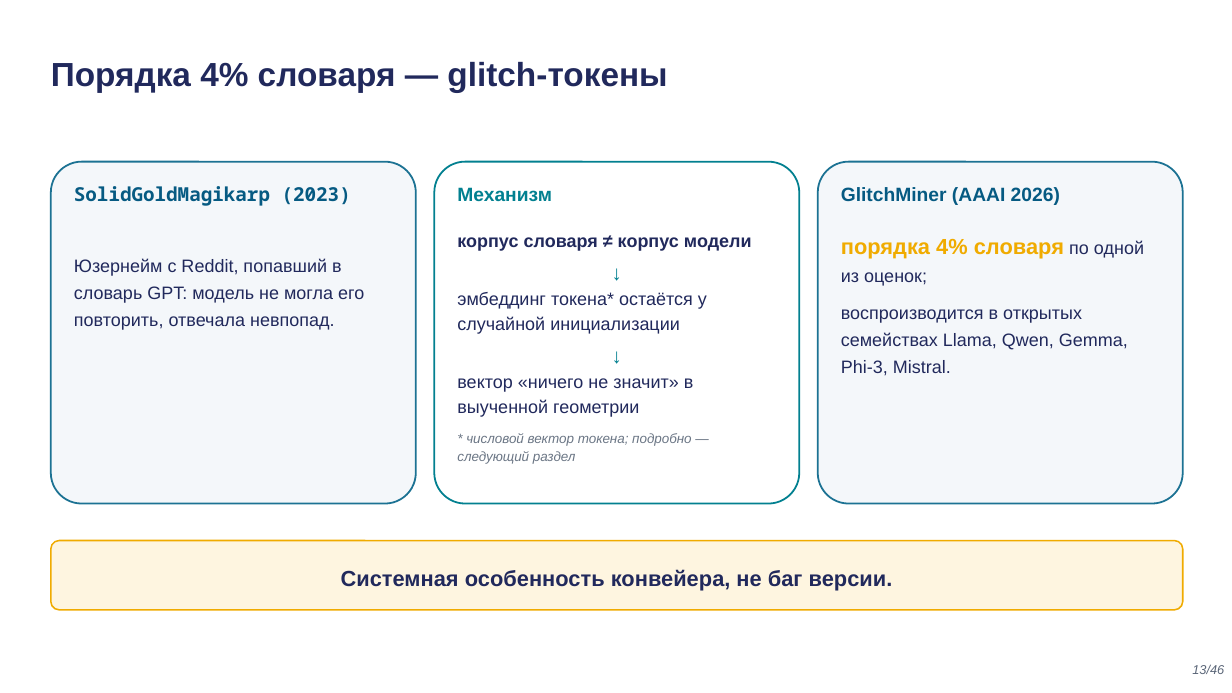
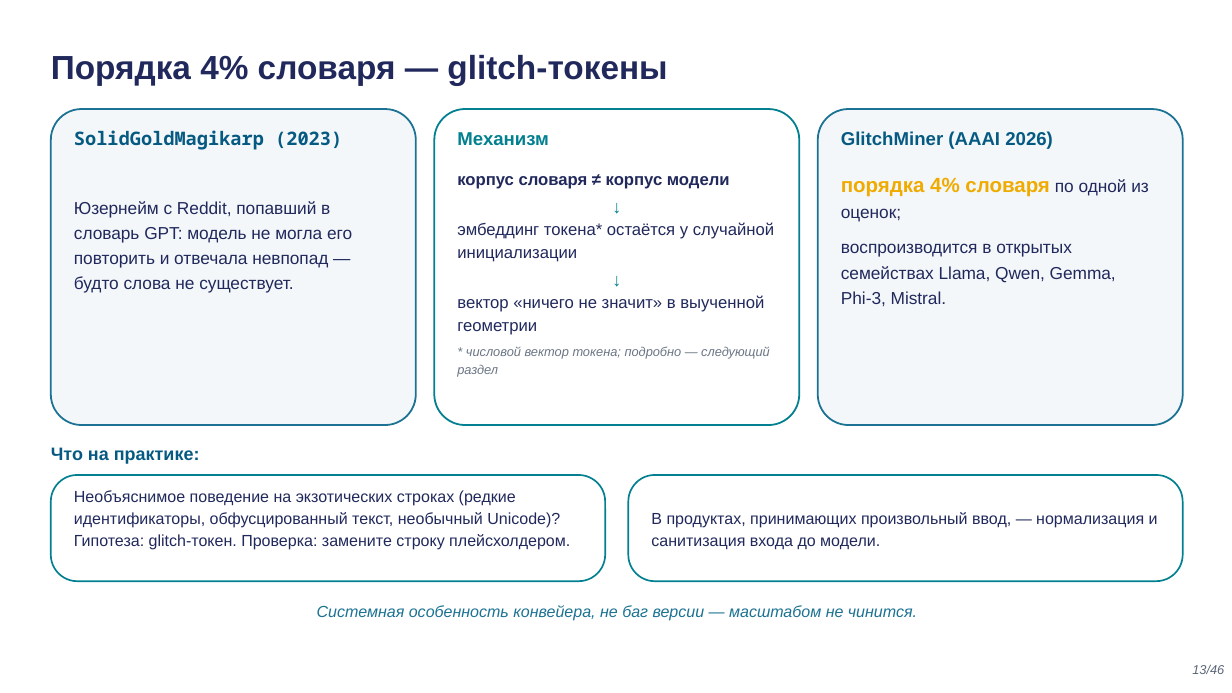
Before and after one commit to tellina-study/AI-usage-lessons, a slide deck: slide 13 of library/lectures/lec-02/rendered/lec-02.pptx. Drawn at 1232x693 pixels with LibreOffice and Linux fonts; fonts in the diff are those of the drawing. Boxes give left, top, right and bottom in pixels: in the first picture for what was removed or moved away, otherwise in the second. Text is boxed around its words. In the diff, an @@ line names an element or a change of style, - is before the commit and + after.

```diff
--- a/library/lectures/lec-02/rendered/lec-02.pptx
+++ b/library/lectures/lec-02/rendered/lec-02.pptx
@@ text "Порядка 4% словаря — glitch-токены": place and size @@
-text "Порядка 4% словаря — glitch-токены" at <box>51,62,667,93</box>
+text "Порядка 4% словаря — glitch-токены" at <box>51,55,667,85</box>
@@ rounded rectangle: place and size @@
-rounded rectangle at <box>51,162,416,504</box>
+rounded rectangle at <box>51,109,416,425</box>
@@ rounded rectangle: place and size @@
-rounded rectangle at <box>434,162,799,504</box>
+rounded rectangle at <box>434,109,799,425</box>
@@ proportions changed in 3 elements at <box>51,109,416,425</box>, <box>434,109,799,425</box>, <box>818,109,1183,425</box> @@
@@ rounded rectangle: place and size @@
-rounded rectangle at <box>818,162,1183,504</box>
+rounded rectangle at <box>818,109,1183,425</box>
@@ 3 texts: place and size @@
-3 texts at <box>74,186,1060,206</box>
+3 texts at <box>74,130,1053,150</box>
@@ size 15 to 14.5 pt in 3 elements at <box>74,130,342,150</box>, <box>457,132,549,145</box>, <box>841,131,1053,149</box> @@
@@ text "корпус словаря ≠ корпус модели": place and size @@
-text "корпус словаря ≠ корпус модели" at <box>457,237,752,464</box>
+text "корпус словаря ≠ корпус модели" at <box>457,176,774,377</box>
@@ text "корпус словаря ≠ корпус модели" at <box>457,176,774,377</box>: size 14 to 13 pt in "корпус словаря ≠ корпус модели", "эмбеддинг токена* остаётся у случайной инициализации", "вектор «ничего не значит» в выученной геометрии"; size 16 to 14 pt in "↓", "↓"; size 10.5 to 10 pt in "* числовой вектор токена; подробно — следующий ..."; line spacing 1.15 to 1.12; less space between paragraphs @@
@@ text "порядка 4% словаря по одной ...": place and size @@
-text "порядка 4% словаря по одной ..." at <box>841,238,1144,375</box>
+text "порядка 4% словаря по одной ..." at <box>841,177,1149,306</box>
@@ text "порядка 4% словаря по одной ..." at <box>841,177,1149,306</box>: size 17 to 16 pt in "порядка 4% словаря"; size 14 to 13.5 pt in "по одной из оценок;", "воспроизводится в открытых семействах Llama, Qwen, Gemma, ..."; line spacing 1.25 to 1.22 @@
@@ text at <box>74,201,352,293</box>: text changed; size 14 to 13.5 pt @@
-Юзернейм с Reddit, попавший в словарь GPT: модель не могла его повторить, отвечала невпопад.
+Юзернейм с Reddit, попавший в словарь GPT: модель не могла его повторить и отвечала невпопад — будто слова не существует.
@@ text added at <box>51,447,200,464</box>, 14 pt, text #065A82, bold @@
+Что на практике:
@@ rounded rectangle added at <box>51,475,605,581</box>, fill #FFFFFF, outline #028090 1.3 pt @@
@@ rounded rectangle added at <box>628,475,1183,581</box>, fill #FFFFFF, outline #028090 1.3 pt @@
@@ text added at <box>74,490,570,550</box>, 12.5 pt, text #21295C @@
+Необъяснимое поведение на экзотических строках (редкие идентификаторы, обфусцированный текст, необычный Unicode)? Гипотеза: glitch-токен. Проверка: замените строку плейсхолдером.
@@ text added at <box>651,512,1158,550</box>, 12.5 pt, text #21295C @@
+В продуктах, принимающих произвольный ввод, — нормализация и санитизация входа до модели.
@@ rounded rectangle removed at <box>51,541,1183,610</box> @@
@@ text "Системная особенность конвейера, не баг ..." at <box>317,605,917,621</box>: vertical alignment middle to top @@
@@ text at <box>317,605,917,621</box>: text changed; size 17 to 12.5 pt; text colour #21295C to #1C7293; bold off; italic on @@
-Системная особенность конвейера, не баг версии.
+Системная особенность конвейера, не баг версии — масштабом не чинится.
```
Also in this commit, not shown: 12 other slides changed, 24 other files.
